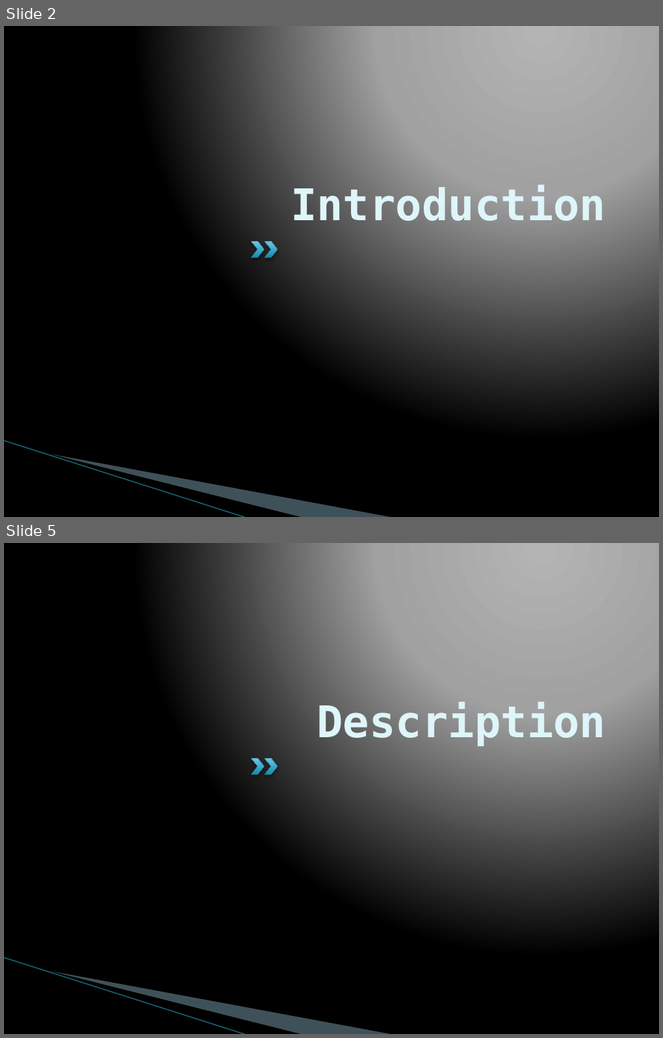
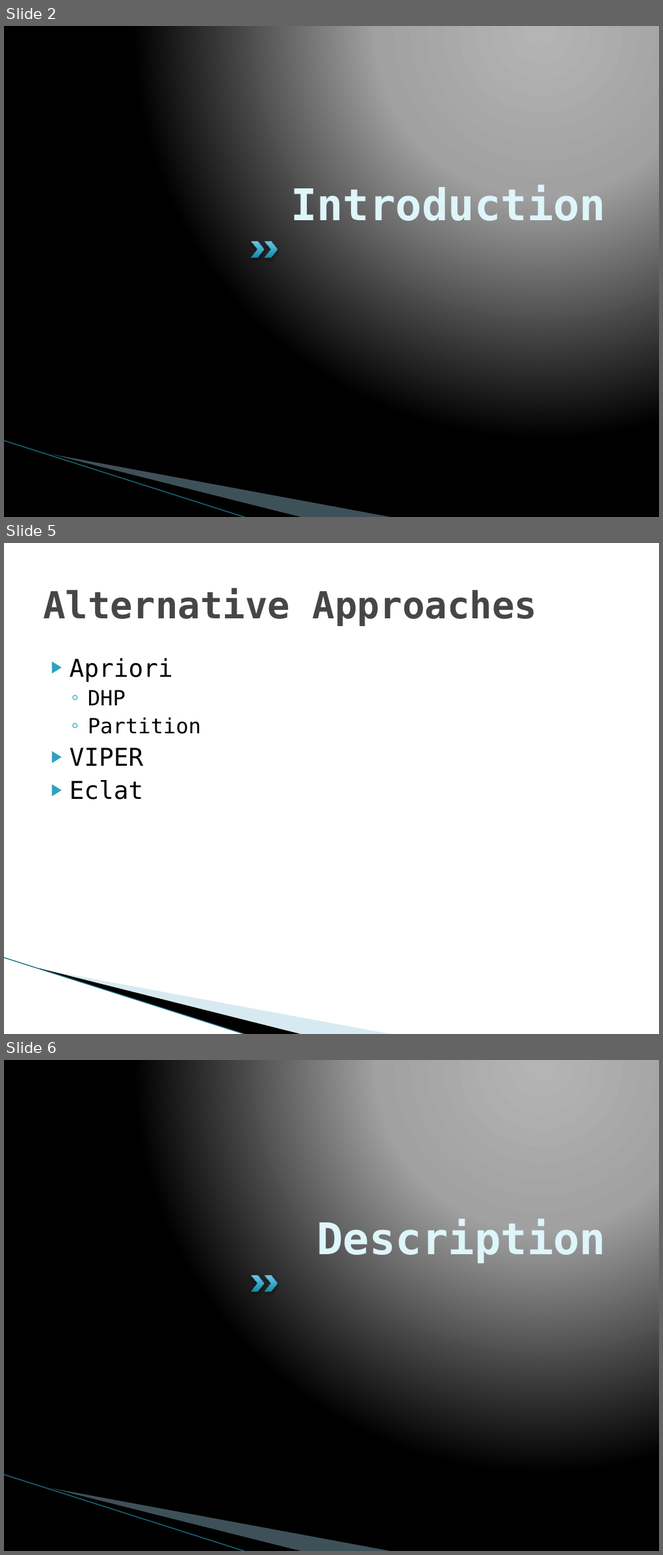
Before and after one commit to smithi35/RarePatternMining, a slide deck: Documentation/Rare Pattern Mining through Rare Pattern Growth.pptx. Shown one above the other, each under a label of ours: slides 2 and 5 before the commit, slides 2, 5 and 6 after it; the slides between them are not shown. The pictures are 663x1038 and 663x1555 pixels, drawn with LibreOffice and Linux fonts; fonts in the diff are those of the drawing; background and template pictures are left out. Boxes give left, top, right and bottom in pixels: in the first picture for what was removed or moved away, otherwise in the second. Text is boxed around its words. In the diff, an @@ line names an element or a change of style, - is before the commit and + after.

```diff
--- a/Documentation/Rare Pattern Mining through Rare Pattern Growth.pptx
+++ b/Documentation/Rare Pattern Mining through Rare Pattern Growth.pptx
@@ slide 5 added at [4, 543, 659, 1034], background #FFFFFF; not listed: 3 template elements that a slide beside it also shows @@
@@ title added at [43, 588, 537, 626], 41 pt, text #464646, bold @@
+Alternative Approaches
@@ text added at [70, 658, 201, 800], 27 pt, text #000000 @@
+▶ Apriori
+  ◦ DHP
+  ◦ Partition
+▶ VIPER
+▶ Eclat
@@ what was slide 5 is now slide 6 @@
```
Also in this commit, not shown: 4 slides changed, 3 other slides added, 2 slides removed, 43 other files.
